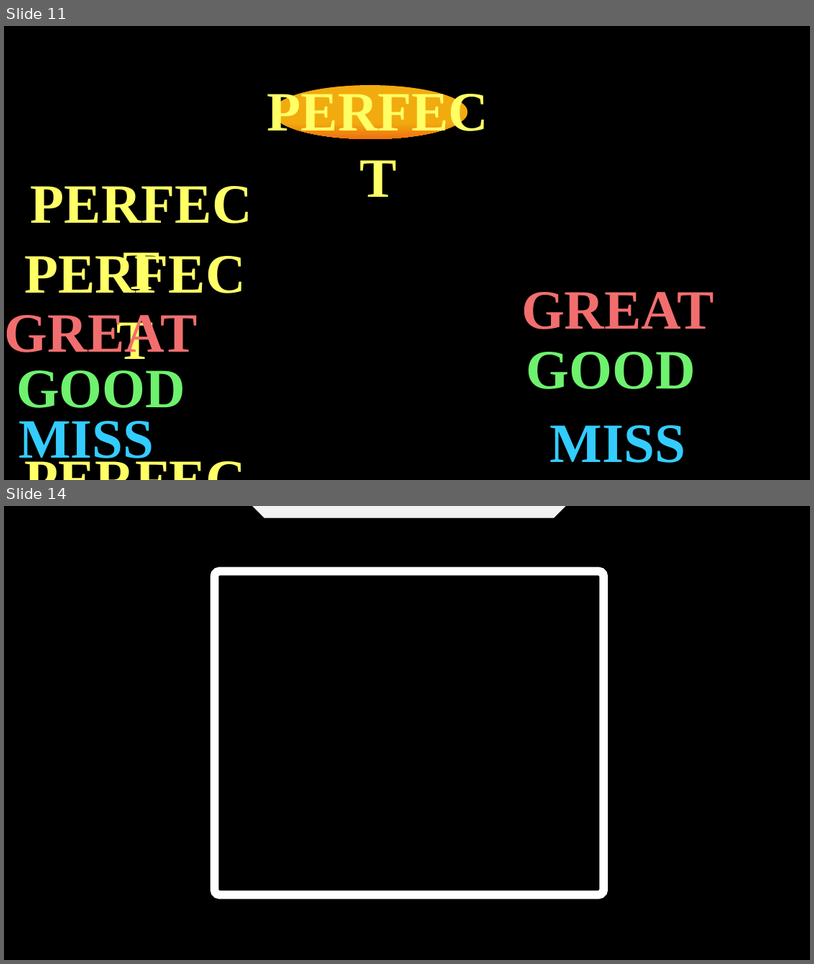
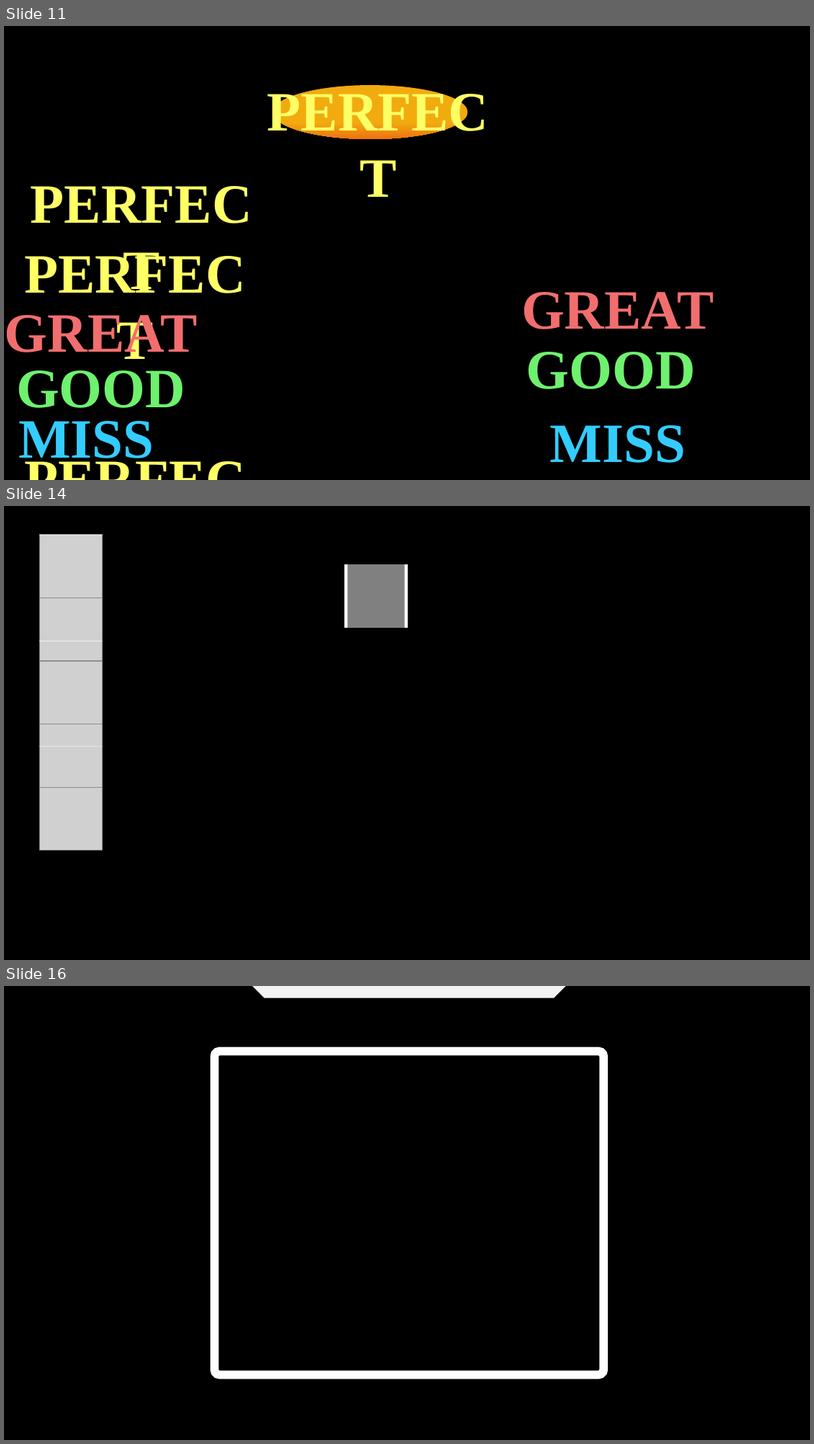
Before and after one commit to YuukiReiya/RhythmGame, a slide deck: resource.pptx. Shown one above the other, each under a label of ours: slides 11 and 14 before the commit, slides 11, 14 and 16 after it; the slides between them are not shown. The pictures are 814x964 and 814x1444 pixels, drawn with LibreOffice and Linux fonts; fonts in the diff are those of the drawing; grey boxes stand for pictures. Boxes give left, top, right and bottom in pixels: in the first picture for what was removed or moved away, otherwise in the second. Text is boxed around its words. In the diff, an @@ line names an element or a change of style, - is before the commit and + after.

```diff
--- a/resource.pptx
+++ b/resource.pptx
@@ slide 14 added at [4, 506, 810, 960], background #000000 @@
@@ rectangle added at [39, 534, 102, 535], fill #FFFFFF at 70% opacity @@
@@ picture added at [40, 535, 103, 598] @@
@@ rectangle added at [345, 565, 407, 628], fill #808080 @@
@@ rectangle added at [345, 565, 347, 628], fill #FFFFFF @@
@@ rectangle added at [405, 565, 408, 628], fill #FFFFFF @@
@@ picture added at [40, 598, 103, 661] @@
@@ rectangle added at [39, 641, 102, 641], fill #FFFFFF at 70% opacity @@
@@ picture added at [40, 661, 103, 723] @@
@@ picture added at [40, 723, 103, 787] @@
@@ rectangle added at [39, 746, 102, 746], fill #FFFFFF at 70% opacity @@
@@ picture added at [40, 787, 103, 849] @@
@@ what was slide 14 is now slide 16 @@
```
Also in this commit, not shown: 2 slides changed, 2 other slides added.
